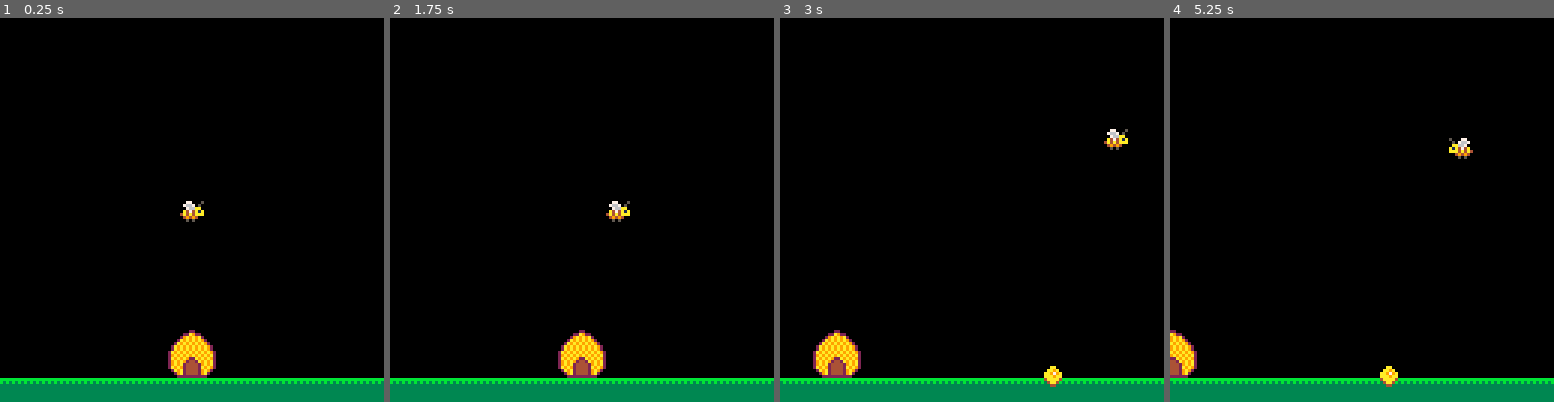
Above: before the commit, frames 1-4 (left to right).
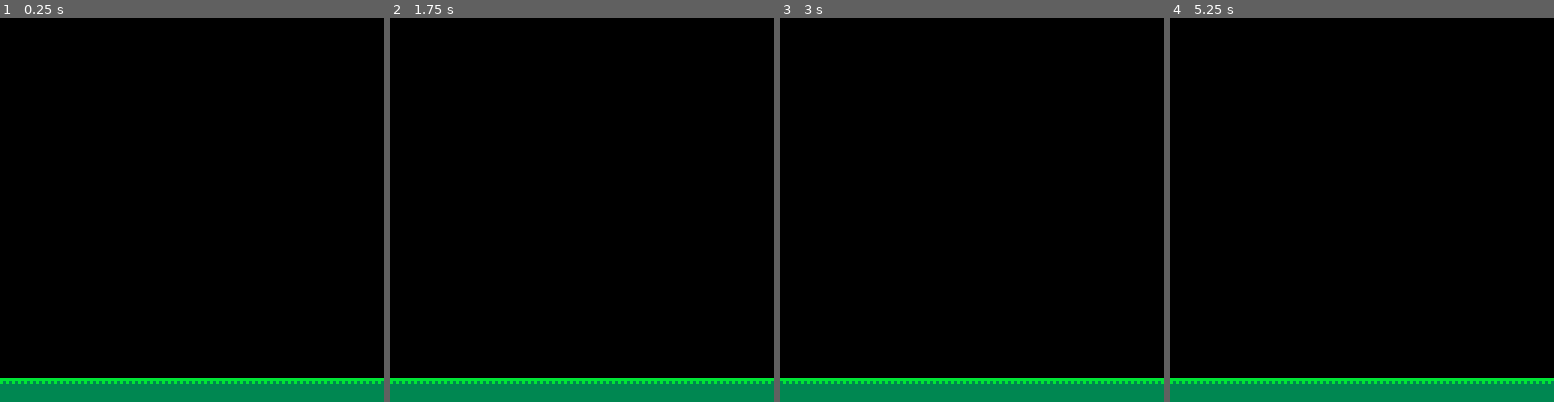
Above: after the commit, the same moments.

Repository: global-game-jam-2019-team/the_letter_bee
Game: PICO-8 cartridge the_letter_bee.p8
Same seed, same stepped clock (60 frames per second), same inputs: the game is played once before the commit and once after it.
Inputs:
- Up to frame 1 (0.25 s): no input
- Up to frame 2 (1.75 s): tap X (X key) at 0.33, 1.07 s; tap O (Z key) at 0.7, 1.7 s; hold Right from 1.6 s (still down)
- Up to frame 3 (3 s): tap X (X key) at 1.85, 2.97 s; release Right at 2.1 s; tap O (Z key) at 2.1, 2.5, 2.9 s; hold Up 2.15-2.42 s; hold Right from 2.47 s (still down)
- Up to frame 4 (5.25 s): release Right at 3.03 s; hold Left 3.08-3.58 s; tap O (Z key) every 0.4 s from 3.3 to 4.9 s; hold Down 3.63-3.97 s; hold Right 4.02-4.68 s; tap X (X key) at 4.08, 5.2 s; hold Up 4.73-5.03 s; hold Left from 5.08 s (still down)

The runs differ from the first frame. In frame 1, 1.4% of the frame differs, in the area x 43-57%, y 47-94%; in frame 2, 1.4%; in frame 3, 1.6%; in frame 4, 1.9%, in the area x 0-100%, y 31-97%.

Commit message:
bgm music

Diff:
--- a/the_letter_bee.p8
+++ b/the_letter_bee.p8
@@ -7,26 +7,16 @@
 --------------------------------
 
 local cam_x = 0
-local cam_x_screen_limit = 16
-
 local t = 0      -- current time
 local p =              -- player
- { x = 64, y = 64, move_timer = 0,
+ { x = 32, y = 32, move_timer = 0,
    cycling = false, cycle_timer = 0,
-   col = 8, mode = 1, point_right = true}
-local bee_gravity = 0
-local bee_speed = 3
-local bee_jank_skip_rate = 1
-local bee_jank_factor_y = 2
-local bee_jank_factor_x = .5
-local normal_gravity = 5
-
--- the y position of the floor
-local floor_y = 128 - 8
+   col = 8, mode = 1}
+local sand_behaviors = {}
+local gravity = 5
 
 -------------------------- util --
 
-printh("overwritten", "b", true)
 function log(text,val1,val2,val3,val4)
   if text == nil then text = "nil" end
   if val1 == nil then val1 = "nil" end
@@ -57,7 +47,7 @@
 end
 
 function rnd_index(a)
- return flr(rnd(#a))+1
+ return flr(rnd(a))+1
 end
 
 function cycle_arr(t, skips)
@@ -110,44 +100,6 @@
 function b(i)
  return _b[i+1]
 end
-
--- sprite data
-_s = {
-  bee        = {n=  1, w=1, h=1, cx=4, cy=4, r=4},
-  bee_green  = {n=  2, w=1, h=1, cx=4, cy=4, r=4},
-  bee_blue   = {n= 17, w=1, h=1, cx=4, cy=4, r=4},
-  bee_pink   = {n= 18, w=1, h=1, cx=4, cy=4, r=4},
-  food       = {n= 16, w=1, h=1, cx=4, cy=4, r=4},
-  food_green = {n= 32, w=1, h=1, cx=4, cy=4, r=4},
-  food_pink  = {n= 33, w=1, h=1, cx=4, cy=4, r=4},
-  food_blue  = {n= 34, w=1, h=1, cx=4, cy=4, r=4},
-
-  hive   =     {n=  3, w=2, h=2, cx=8, cy=8, r=8},
-  cloud  =     {n=  5, w=2, h=1, cx=8, cy=8},
-  cloud2 =     {n= 48, w=2, h=1, cx=8, cy=8},
-  floor  =     {n=  7, w=2, h=1, cx=4, cy=4},
-  speech =     {n=  8, w=2, h=2, cx=12,cy=16},
-  speech =     {n=  7, w=2, h=1, cx=12,cy=16},
-
-  honeycomb =  {n= 35, w=2, h=2, cx=8, cy=8, r=8},
-  -- TODO: Tree.
-}
-
--- gathers spr parameters
-function s(name, x, y, flip_x, flip_y)
-  local sd = _s[name]
-  return sd.n, x-sd.cx, y-sd.cy, sd.w, sd.h, flip_x, flip_y
-end
-
--- entity reaction: delete
-function er_delete(entity, entities)
-  del(entities, entity)
-end
-
-local entities = {
-  {type="hive", x=64, y=floor_y-_s.hive.cy},
-  {type="food", x=136,y=floor_y,reactions={er_delete}}
-}
 
 function update_buttons()
  for i=1,6 do
@@ -199,6 +151,7 @@
 end
 
 function _init()
+ printh("overwritten", "b", true)
 end
 
 --------------------------------
@@ -206,103 +159,25 @@
 function _update()
  t = (t + 1) % 32767
  update_buttons()
- update_bee()
  control()
- apply_floors()
- check_overlap()
-
- apply_overlap()
-
- update_camera()
-
- log("stats","mem",stat(0),"cpu",stat(1))
+
  -- monitor
---  for i=0,5 do
---   local cur = b(i)
---   mon(cur.sym, cur.isdown, cur.count, cur.col)
---  end
---  monf("m", p.mode == 0, 1.0, 11)
---  monf("c", true, 1.0, p.col)
-end
-
-function update_bee()
-  p.y = p.y + bee_gravity
-  if t % bee_jank_skip_rate ~= 0 then
-    local angle = rnd(1)
-    local fx = cos(angle) * bee_jank_factor_x
-    local fy = sin(angle) * bee_jank_factor_y
-    p.x = p.x + fx
-    p.y = p.y + fy
-  end
-end
-
-function apply_floors()
-  if p.y > floor_y then p.y = floor_y end
+ for i=0,5 do
+  local cur = b(i)
+  mon(cur.sym, cur.isdown, cur.count, cur.col)
+ end
+ monf("m", p.mode == 0, 1.0, 11)
+ monf("c", true, 1.0, p.col)
 end
 
 function control()
-  -- left
+  local factor = 5
+  if b(1).isdown then
+    cam_x = cam_x + factor
+  end
   if b(0).isdown then
-    p.x = p.x - bee_speed
-    p.point_right = false
-  end
-  -- right
-  if b(1).isdown then
-    p.x = p.x + bee_speed
-    p.point_right = true
-  end
-  -- up
-  if b(2).isdown then p.y = p.y - bee_speed end
-  -- down
-  if b(3).isdown then p.y = p.y + bee_speed end
-end
-
--- determines which entities the bee is touching
-function check_overlap()
-  local bee_r = _s["bee"].r
-  for i=1,#entities do
-    local e = entities[i]
-    e.is_touched = false
-    local sprite = _s[e.type]
-    local e_r = sprite.r
-    if e_r ~= nil then
-      local dx = e.x - p.x
-      local dy = e.y - p.y
-      local d_squared = dx * dx + dy * dy
-      local d_squared_min_limit = bee_r + e_r
-      d_squared_min_limit = d_squared_min_limit * d_squared_min_limit
-      if d_squared < d_squared_min_limit then
-        e.is_touched = true
-      end
-    end
-  end
-end
-
--- reacts to the bee touching entities
-function apply_overlap()
-  _s.bee.n = 1
-  for i=1,#entities do
-    local e = entities[i]
-    if e.is_touched then
-      _s.bee.n = 2
-      local reactions = e.reactions
-      if reactions ~= nil then
-        log("#reactions", #reactions)
-        for reaction in all(reactions) do
-          log"reaction!"
-          reaction(e, entities)
-        end
-      end
-    end
-  end
-end
-
-function update_camera()
-  cam_x_right_limit = p.x - cam_x_screen_limit
-  cam_x_left_limit = p.x - (128 - cam_x_screen_limit)
-  log("bee", cam_x_right_limit, cam_x_left_limit, p.x)
-  if cam_x > cam_x_right_limit then cam_x = cam_x_right_limit end
-  if cam_x < cam_x_left_limit then cam_x = cam_x_left_limit end
+    cam_x = cam_x - factor
+  end
 end
 
 --------------------------------
@@ -341,15 +216,10 @@
 
 local home_maps = {1}
 local available_maps = {2,3,4,5,6,7,8}
-function pick_map()
-  local i = rnd_index(available_maps)
-  log("map", i, #available_maps)
-  return available_maps[rnd_index(available_maps)]
-end
 
 local home_map = 1
-local map_list_right = {pick_map(),pick_map(),pick_map(),pick_map(),pick_map(),pick_map()}
-local map_list_left = {pick_map(),pick_map(),pick_map(),pick_map(),pick_map()}
+local map_list_right = {3,3,5,3,5,7,9}
+local map_list_left = {2,4,6,8}
 
 function _draw()
   cls()
@@ -370,15 +240,6 @@
     local map = map_list_right[i]
     draw_screen(map, i)
   end
-
-  -- entities
-  for i=1,#entities do
-    local e = entities[i]
-    spr(s(e.type, e.x, e.y))
-  end
-
-  -- bee
-  spr(s("bee", p.x, p.y, not p.point_right))
 end
 
 -------------------------------
Not shown, changed: the music (__music__) section of the_letter_bee.p8
Not shown, changed: the sound effects (__sfx__) section of the_letter_bee.p8
Not shown, changed: the music (__music__) section of the_letter_bee_art_sound_backup.p8
Not shown, changed: the sound effects (__sfx__) section of the_letter_bee_art_sound_backup.p8
